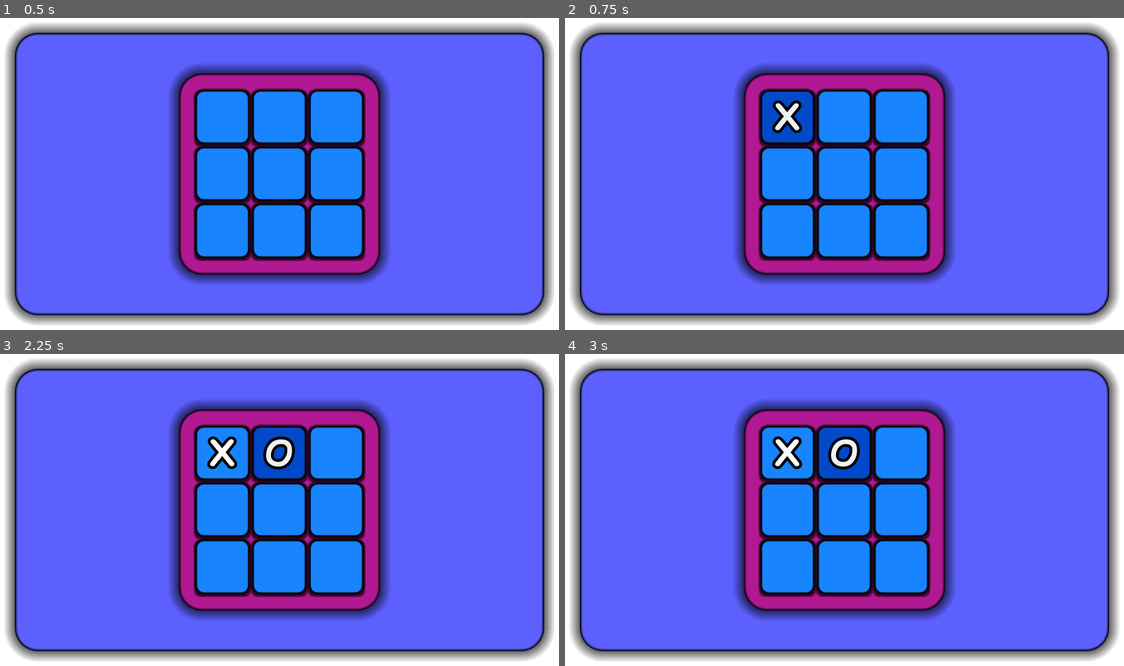
Above: before the commit, frames 1-4 (two rows, left to right).
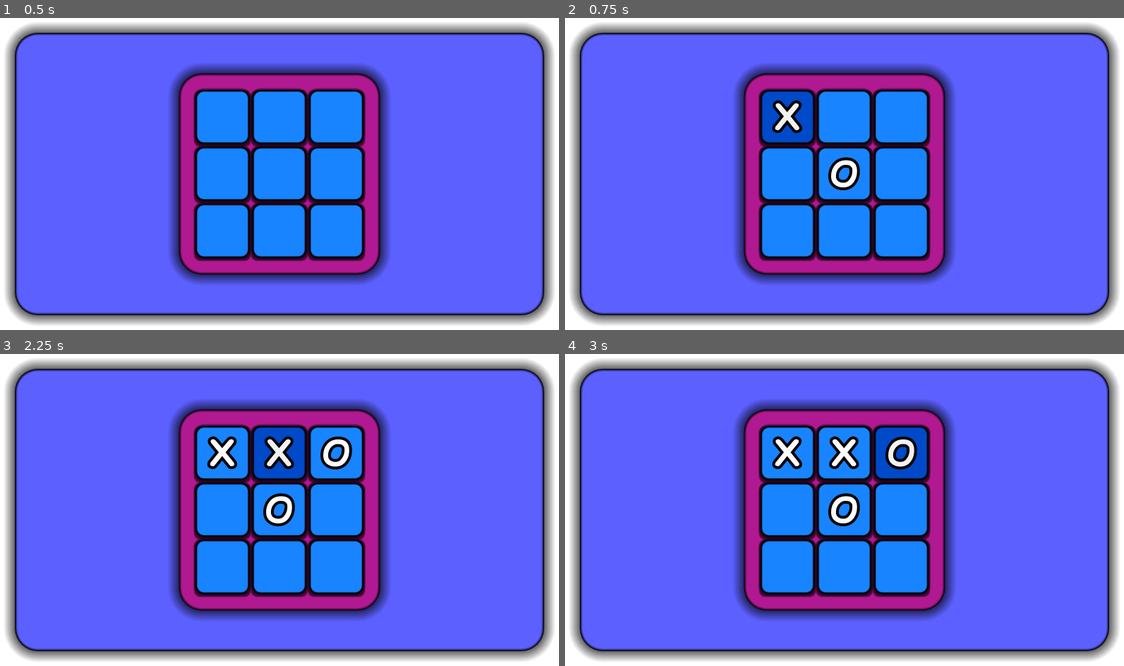
Above: after the commit, the same moments.

Repository: night360isdead/tic-tac-toe
Game: Godot game, scene res://scene/game_1.tscn
The game is run twice, just before and just after one commit, with the same random seed, the same clock (stepped at 60 frames per second) and the same inputs.
Inputs (mouse positions are in pixels of both pictures, inside the frame that each line leads up to):
- Up to frame 1 (0.5 s): no input
- Up to frame 2 (0.75 s): click (788, 117) at 0.5 s
- Up to frame 3 (2.25 s): click "X" at 1.25 s; click (279, 453) at 2 s
- Up to frame 4 (3 s): click "O" at 2.75 s

Frame 1 is identical in both runs. In frame 2, 0.4% of the frame differs, in the area x 47-53%, y 44-56%; in frame 3, 1.3%; in frame 4, 3.3%, in the area x 45-65%, y 23-56%.

Commit message:
added the AI for when the human player goes first.

Diff:
--- a/godot_files/project.godot
+++ b/godot_files/project.godot
@@ -19,7 +19,6 @@
 
 window/size/viewport_width=1600
 window/size/viewport_height=900
-window/size/mode=2
 
 [input]
 
--- a/godot_files/scripts/game.gd
+++ b/godot_files/scripts/game.gd
@@ -6,6 +6,16 @@
 
 #shows the current player. also the starting point of the game
 var current_player = "X"
+
+
+#the player and the ai symbol
+
+var human_player = "X"
+var ai_player = "O"
+
+
+
+
 
 #this shows who is the winner, O or X
 var winner = ""
@@ -18,21 +28,19 @@
 ]
 
 #this is for determining the draw time
-var moves: int
+var moves: int = 0
 
 
 
 #this stores all 9 buttons and lets it access their properties
 var button_position = []
 
-#this is a variable for the AI, It will handle two functions, one for when the player is first other for when the computer if first
-var AI
+
 
 
 ##########################################################################################################3333
 func _ready() -> void:
-	#which one is first
-	AI = Callable(self,"ai_player_is_first")
+
 
 
 
@@ -60,16 +68,24 @@
 		button.text = current_player
 
 		draw()
-
+		if moves == 9:
+			return
 		check_winner()
+		if winner != "":
+			return
 
 		switch_player()
-		#$WaitTime.start()
-		#await $WaitTime.timeout
-		#AI.call()
-		#check_winner()
-		#
-		#switch_player()
+		best_move()
+
+		draw()
+
+		check_winner()
+		if winner != "":
+			return
+		switch_player()
+
+
+
 		#prints the variable assigned in the win functions
 		print(winner)
 ###############################################################################################3
@@ -92,6 +108,7 @@
 	if moves ==9:
 		print("game over")
 		stop1()
+	return
 
 func stop1():
 	animation_player.play("stop_animation")
@@ -108,6 +125,13 @@
 	diag_win()
 
 ######################
+
+
+
+
+
+
+
 
 
 #check for rows
@@ -168,20 +192,106 @@
 
 
 #one ui control
-func _input(event: InputEvent) -> void:
+func _input(_event: InputEvent) -> void:
 	if Input.is_action_just_pressed("restart"):
 		get_tree().reload_current_scene()
 
 
 
-func ai_player_is_first():
-	pass
-
-
-
-
-
-
-
-func ai_comp_is_first():
-	pass
+
+
+
+
+
+
+#################################
+
+#this is for the minimax algorithm simulation
+func get_winner():
+
+	#detecting the rows
+	for i in range(3):
+		if board_state[i][0] != "" and board_state[i][0] == board_state[i][1] and board_state[i][1] == board_state[i][2]:
+			return board_state[i][0]
+
+	# detecting the columns
+	for i in range(3):
+		if board_state[0][i] != "" and board_state[0][i] == board_state[1][i] and board_state[1][i] == board_state[2][i]:
+			return board_state[0][i]
+
+	# detecting the diagonals
+	if board_state[0][0] != "" and board_state[0][0] == board_state[1][1] and board_state[1][1] == board_state[2][2]:
+		return board_state[0][0]
+
+	if board_state[0][2] != "" and board_state[0][2] == board_state[1][1] and board_state[1][1] == board_state[2][0]:
+		return board_state[0][2]
+
+	return ""
+
+
+#this will check if the board is full or not.
+
+
+func is_board_full():
+	for i in range (3):
+		for j in range(3):
+			if board_state[i][j] == "":
+				return false
+	return true
+
+
+
+
+
+#calculated the best possible move
+func best_move():
+	var best_score = -INF
+	var move
+	for i in range(3):
+		for j in range(3):
+			if board_state[i][j] == "":
+				board_state[i][j] = ai_player
+				var score = minimax(false)
+				board_state[i][j] = ""
+				if score > best_score:
+					best_score = score
+					move = Vector2i (i,j)
+
+	board_state[move.x][move.y] = ai_player
+	button_position[move.x][move.y].text = ai_player
+
+
+
+
+#############################################################################333
+#minimax algorithm
+func minimax (is_maximizing):
+	#stops the recursion and returns the outcome for the particular spot
+	var result = get_winner()
+	if result == ai_player:
+		return 1
+	if result == human_player:
+		return -1
+	if is_board_full():
+		return 0
+
+	if is_maximizing:
+		var best_score = -INF
+		for i in range (3):
+			for j in range (3):
+				if board_state[i][j] == "":
+					board_state[i][j] = ai_player
+					var score = minimax(false)
+					board_state[i][j] = ""
+					best_score = max(score,best_score)
+		return best_score
+	else:
+		var best_score = INF
+		for i in range (3):
+			for j in range (3):
+				if board_state[i][j] == "":
+					board_state[i][j] = human_player
+					var score = minimax(true)
+					board_state[i][j] = ""
+					best_score = min(score,best_score)
+		return best_score
